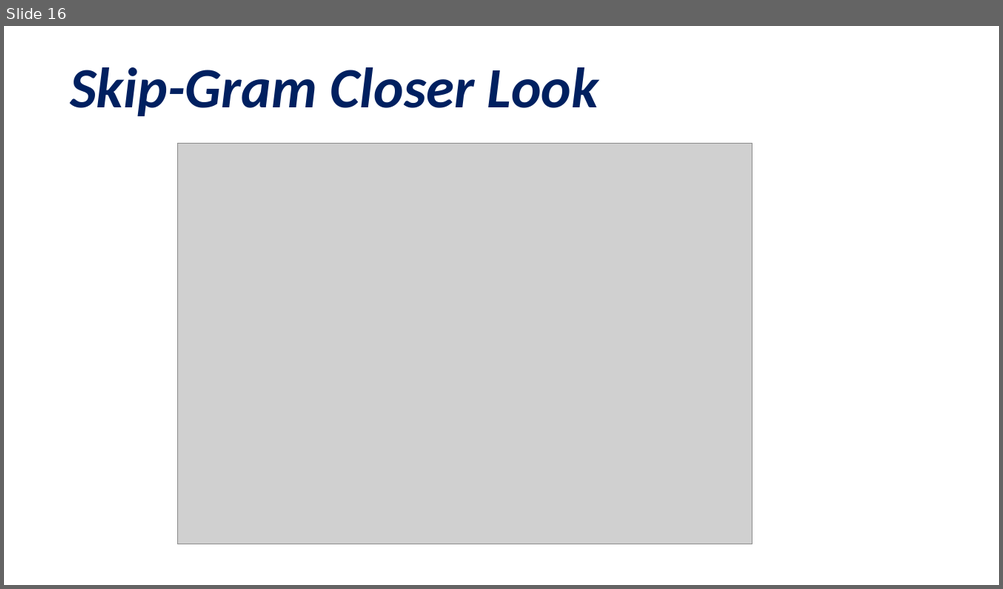
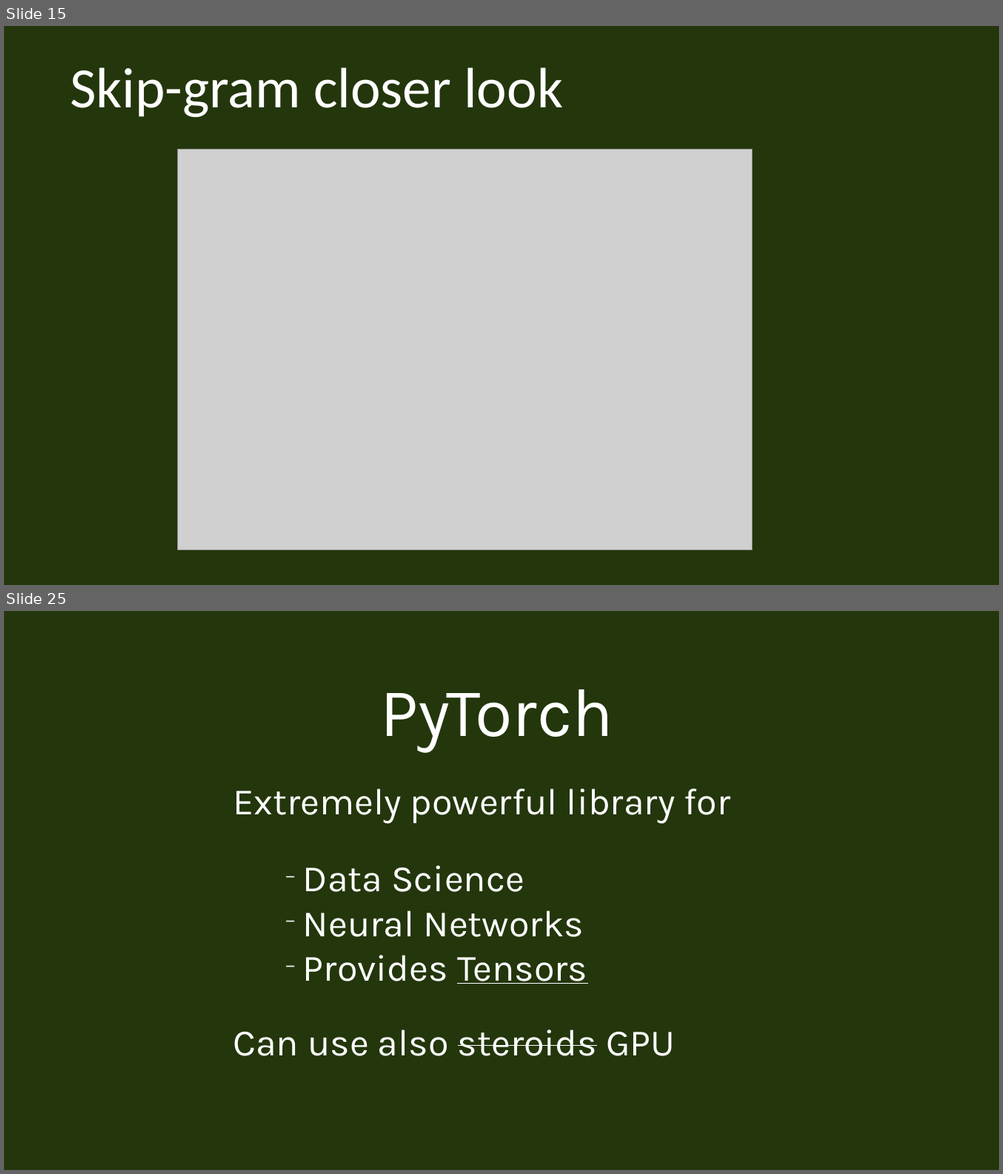
Before and after one commit to rifazn/patternlab, a slide deck: presentation/Pattern.odp. Shown one above the other, each under a label of ours: slide 16 before the commit, slides 15 and 25 after it; the slides between them are not shown. The pictures are 1003x589 and 1003x1174 pixels, drawn with LibreOffice and Linux fonts; fonts in the diff are those of the drawing; grey boxes stand for pictures. Boxes give left, top, right and bottom in pixels: in the first picture for what was removed or moved away, otherwise in the second. Text is boxed around its words. In the diff, an @@ line names an element or a change of style, - is before the commit and + after.

```diff
--- a/presentation/Pattern.odp
+++ b/presentation/Pattern.odp
@@ slide 25 added at [4, 611, 999, 1170], background #24360C @@
@@ text added at [381, 689, 614, 752], 66 pt, text #FFFFFF @@
+PyTorch
@@ text added at [233, 789, 730, 1056], 36 pt, text #FFFFFF @@
+Extremely powerful library for
+− Data Science
+− Neural Networks
+− Provides Tensors
+Can use also steroids GPU
@@ what was slide 16 is now slide 15 @@
@@ slide 15 changed as well @@
@@ background #FFFFFF to #24360C @@
@@ title at [70, 67, 563, 118]: text changed; text colour #002060 to #FFFFFF; bold off; italic off @@
-Skip-Gram Closer Look
+Skip-gram closer look
@@ picture: place and size @@
-picture at [177, 143, 752, 545]
+picture at [177, 149, 752, 551]
```
Also in this commit, not shown: 1 other slide changed, 26 other slides added, 16 slides removed, 3 other files.
